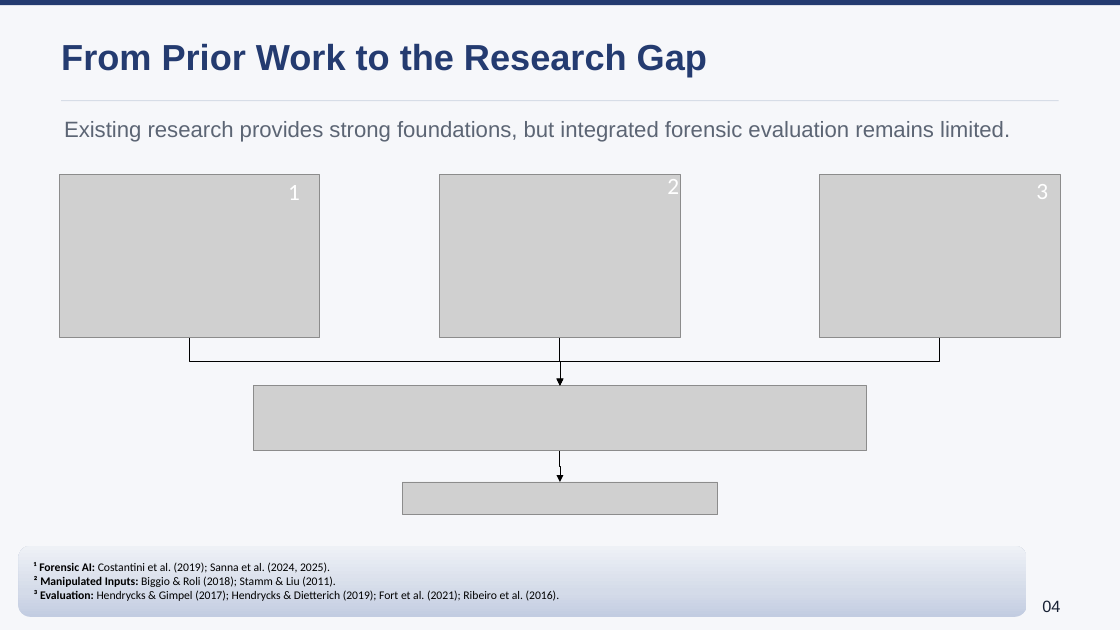
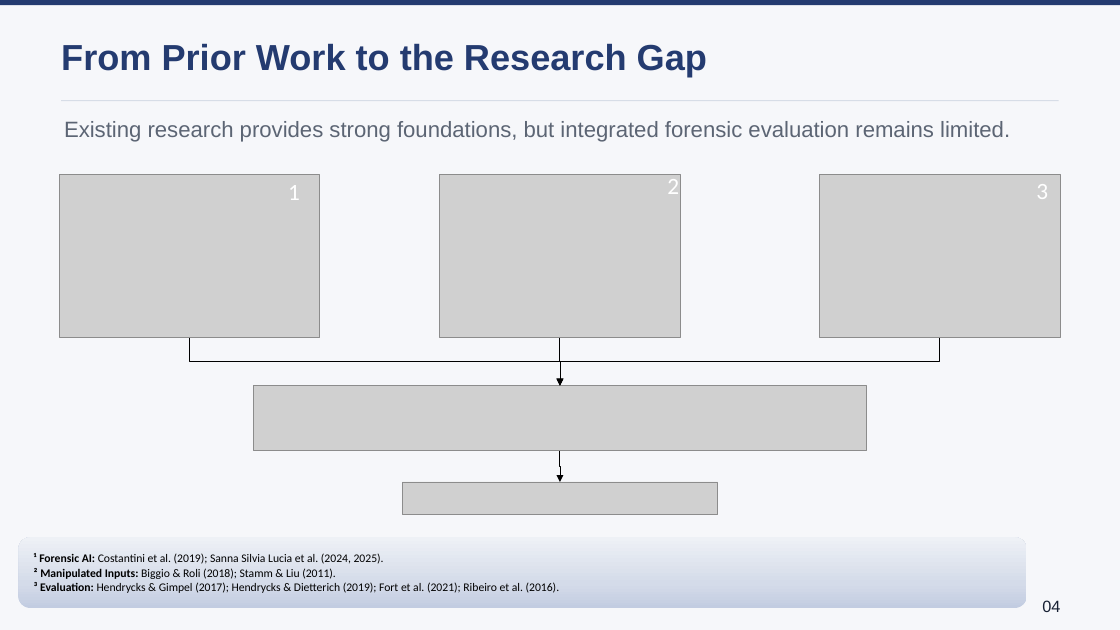
Before and after one commit to lmolinario/Molinario_Thesis_Defense_2026, a slide deck: slide 4 of Molinario_Thesis_Defense_2026.pptx. Drawn at 1120x630 pixels with LibreOffice and Linux fonts; fonts in the diff are those of the drawing; grey boxes stand for pictures. Boxes give left, top, right and bottom in pixels: in the first picture for what was removed or moved away, otherwise in the second. Text is boxed around its words. In the diff, an @@ line names an element or a change of style, - is before the commit and + after.

```diff
--- a/Molinario_Thesis_Defense_2026.pptx
+++ b/Molinario_Thesis_Defense_2026.pptx
@@ rounded rectangle: place and size @@
-rounded rectangle at (18,546,1027,617)
+rounded rectangle at (18,538,1027,608)
@@ text "¹ Forensic AI: Costantini et ...": place and size @@
-text "¹ Forensic AI: Costantini et ..." at (34,562,560,601)
+text "¹ Forensic AI: Costantini et ..." at (34,553,560,593)
@@ text at (34,553,384,564): text changed @@
-¹ Forensic AI: Costantini et al. (2019); Sanna et al. (2024, 2025).
+¹ Forensic AI: Costantini et al. (2019); Sanna Silvia Lucia et al. (2024, 2025).
```
Also in this commit, not shown: 6 other slides changed, 6 slides added.
